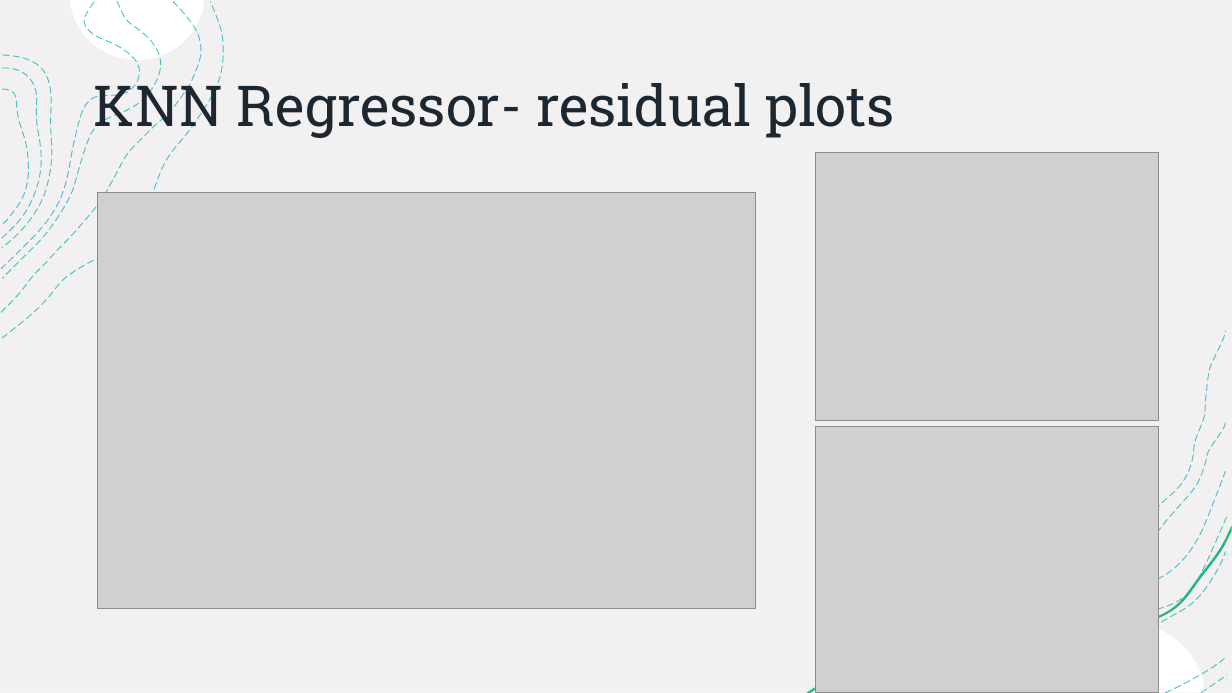
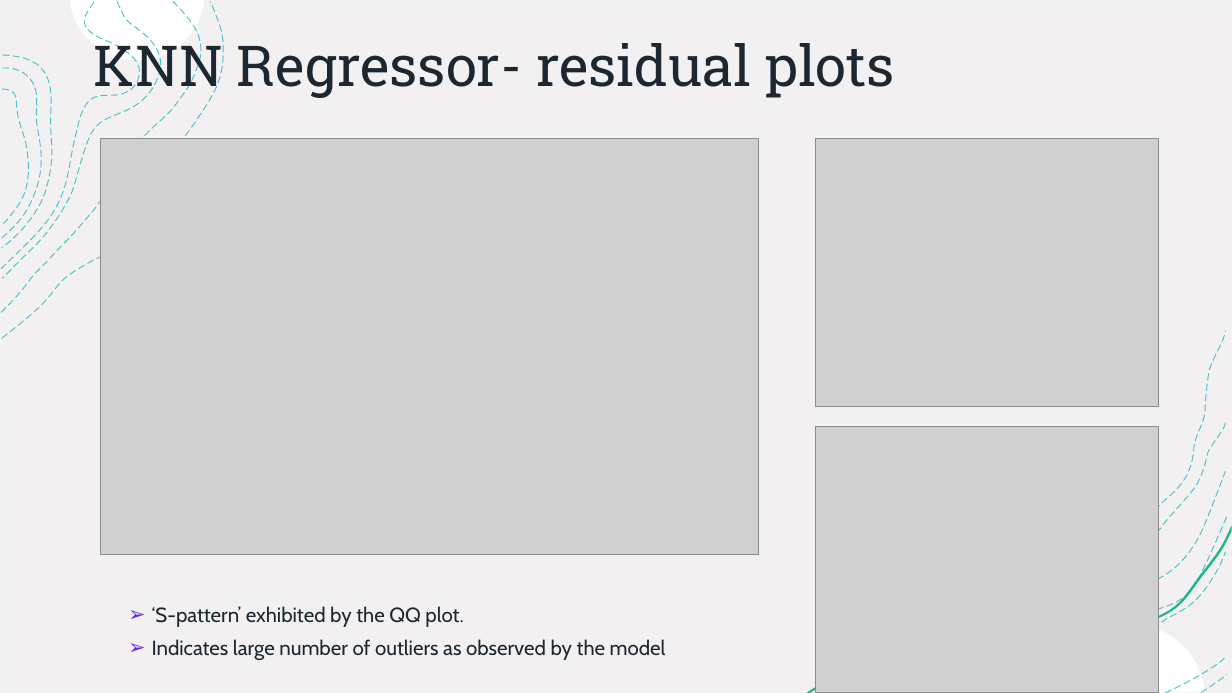
Before and after one commit to joss-thu/MLProj-GermanAirFares, a slide deck: slide 10 of ML-Project.pptx. Drawn at 1232x693 pixels with LibreOffice and Linux fonts; fonts in the diff are those of the drawing; grey boxes stand for pictures. Boxes give left, top, right and bottom in pixels: in the first picture for what was removed or moved away, otherwise in the second. Text is boxed around its words. In the diff, an @@ line names an element or a change of style, - is before the commit and + after.

```diff
--- a/ML-Project.pptx
+++ b/ML-Project.pptx
@@ title "KNN Regressor- residual plots": place and size @@
-title "KNN Regressor- residual plots" at box(94, 74, 895, 139)
+title "KNN Regressor- residual plots" at box(94, 34, 895, 99)
@@ picture: place and size @@
-picture at box(97, 192, 755, 608)
+picture at box(101, 139, 759, 555)
@@ picture: place and size @@
-picture at box(816, 152, 1160, 421)
+picture at box(816, 139, 1160, 407)
@@ text added at box(152, 606, 666, 660), 16 pt, text #1C2732 @@
+  ➢ ‘S-pattern’ exhibited by the QQ plot.
+  ➢ Indicates large number of outliers as observed by the model
```
Also in this commit, not shown: 6 other slides changed.
